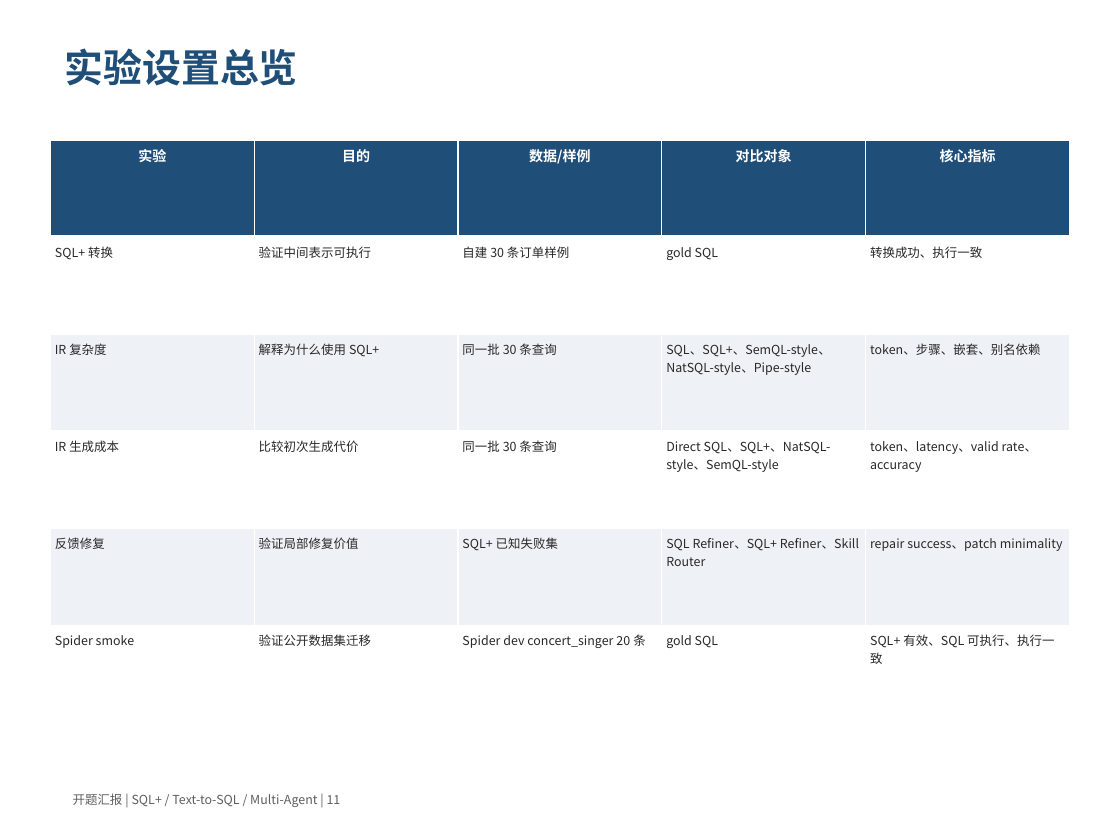
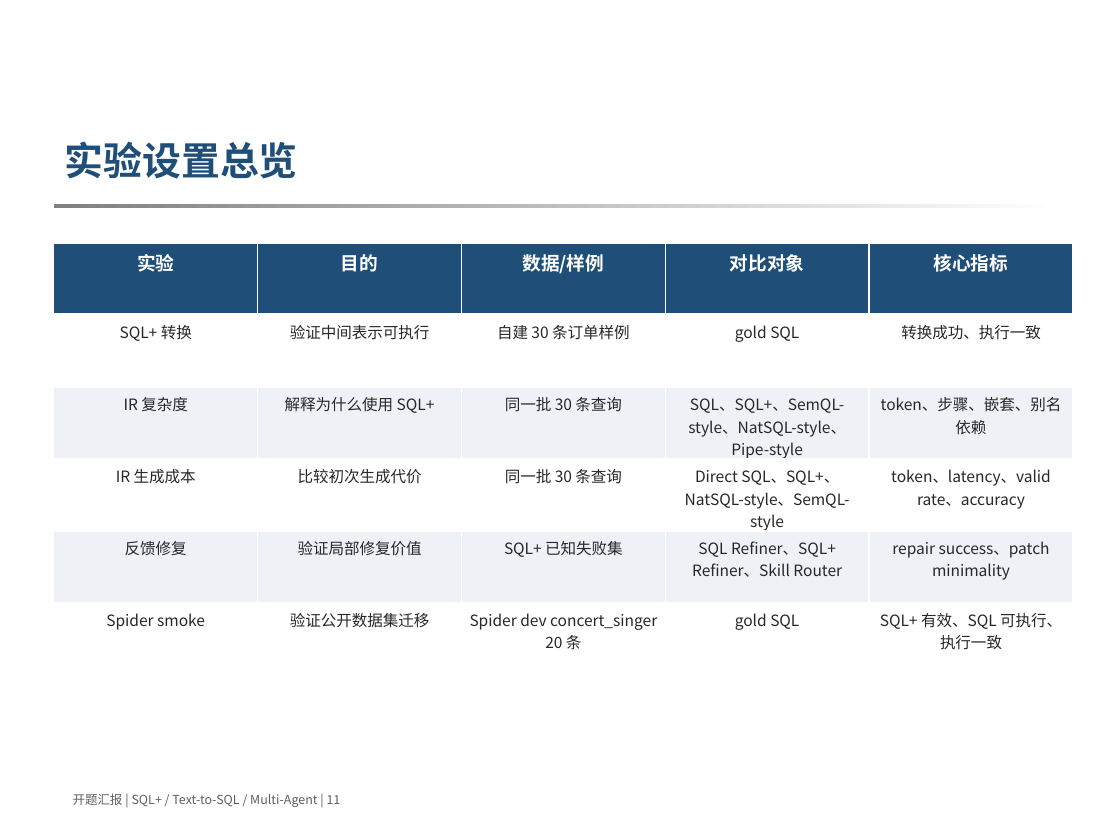
Before and after one commit to 3444374/nl2sql, a slide deck: slide 11 of docs/opening/opening_ppt_template_version_v2.pptx. Drawn at 1120x840 pixels with LibreOffice and Linux fonts; fonts in the diff are those of the drawing; background and template pictures are left out. Boxes give left, top, right and bottom in pixels: in the first picture for what was removed or moved away, otherwise in the second. Text is boxed around its words. In the diff, an @@ line names an element or a change of style, - is before the commit and + after.

```diff
--- a/docs/opening/opening_ppt_template_version_v2.pptx
+++ b/docs/opening/opening_ppt_template_version_v2.pptx
@@ text "实验设置总览": place and size @@
-text "实验设置总览" at (65,48,298,86)
+text "实验设置总览" at (65,141,298,179)
@@ table at (54,243,1073,674) @@
@@ size 9 to 12 pt in "实验", "目的", "数据/样例", "对比对象" and 1 more places @@
@@ size 8 to 10 pt @@
@@ alignment left to centre @@
@@ table: place and size @@
-table at (50,140,1070,722)
+table at (54,243,1073,674)
```
Also in this commit, not shown: 2 other slides changed, 46 other files.
